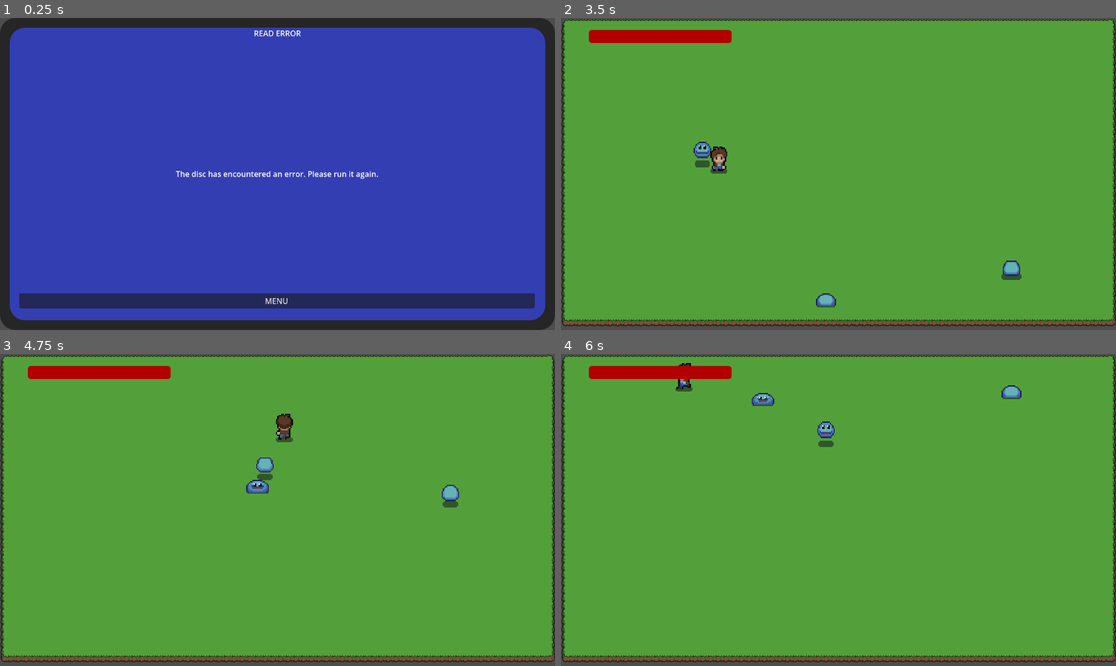
Above: before the commit, frames 1-4 (two rows, left to right).
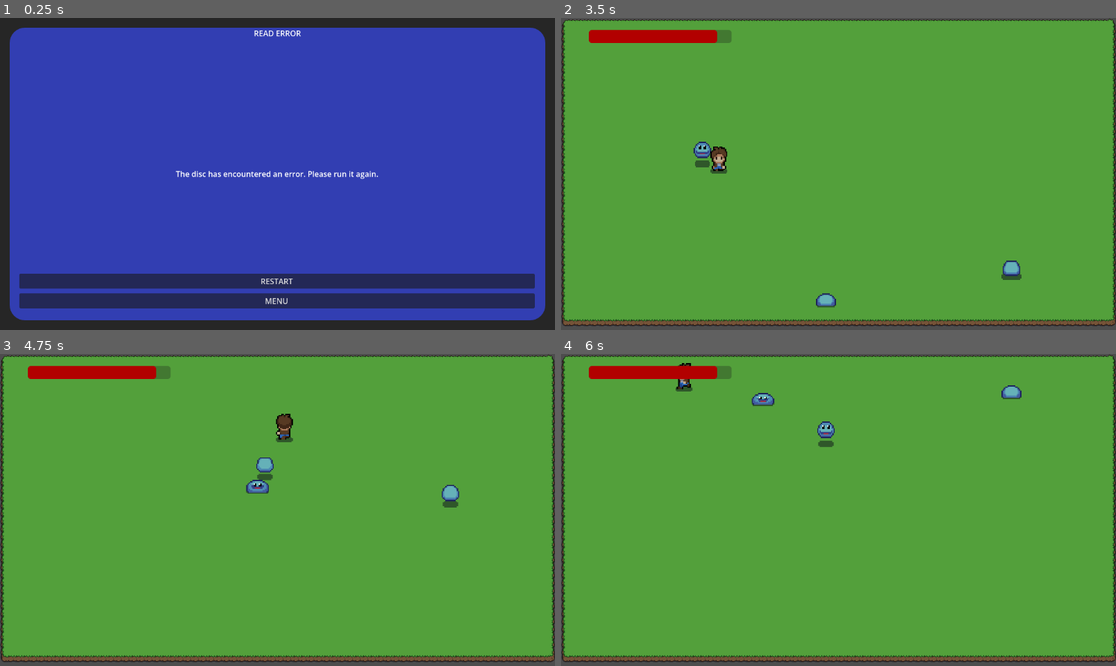
Above: after the commit, the same moments.

Repository: CCV-JamesNye/multiverse-rpg-project
Game: Godot game, scene res://Scenes/UI/GameOver.tscn
The game is run twice, just before and just after one commit, with the same random seed, the same clock (stepped at 60 frames per second) and the same inputs. This scene is started directly instead of the project's main scene.
Inputs:
- Up to frame 1 (0.25 s): no input
- Up to frame 2 (3.5 s): click "MENU" at 0.5 s; click "Play" at 1.25 s; tap Enter at 2 s; hold Right (move_right) 2.03-2.78 s; hold Down (move_down) from 2.78 s (still down)
- Up to frame 3 (4.75 s): release Down (move_down) at 3.53 s; hold Right (move_right) 3.53-4.28 s; hold Up (move_up) from 4.28 s (still down)
- Up to frame 4 (6 s): release Up (move_up) at 5.03 s; hold Left (move_left) from 5.03 s (still down)

The runs differ from the first frame. In frame 1, 4.7% of the frame differs, in the area x 0-100%, y 0-100%; in frame 2, 0.1%; in frame 3, 0.1%; in frame 4, 0.1%.

Commit message:
Health Bar and Retry
Finished the Health Bar and gave the Player the option to retry the level instead of just heading back to the menu.

Diff:
--- a/Scenes/Player/Scripts/player.gd
+++ b/Scenes/Player/Scripts/player.gd
@@ -6,6 +6,7 @@
 var health : int = 10
 var max_health : int = 10
 var death_anim : bool = false
+signal health_update (int)
 
 @onready var animated_sprite_2d: AnimatedSprite2D = $AnimatedSprite2D
 @onready var hurtbox: Area2D = $HurtBox
@@ -79,7 +80,7 @@
 
 func take_damage(damage: int) -> void:
 	health -= damage
-	printerr(health)
+	health_update.emit(health)
 	if health <= 0:
 		die()
 
--- a/Scenes/Player/player.tscn
+++ b/Scenes/Player/player.tscn
@@ -406,6 +406,21 @@
 corner_radius_bottom_right = 6
 corner_radius_bottom_left = 6
 corner_detail = 6
+
+[sub_resource type="GDScript" id="GDScript_xpcdj"]
+resource_name = "player_healthbar"
+script/source = "extends ProgressBar
+
+@onready var player: Player = $\"../..\"
+
+# Called when the node enters the scene tree for the first time.
+func _ready() -> void:
+	player.health_update.connect(update_bar)
+	pass
+
+func update_bar(health: int) -> void:
+	value = health
+"
 
 [node name="Player" type="CharacterBody2D" unique_id=642040466 groups=["player"]]
 collision_layer = 2
@@ -443,3 +458,4 @@
 max_value = 10.0
 value = 10.0
 show_percentage = false
+script = SubResource("GDScript_xpcdj")
--- a/Scenes/UI/GameOver.tscn
+++ b/Scenes/UI/GameOver.tscn
@@ -4,10 +4,6 @@
 
 [sub_resource type="StyleBoxFlat" id="StyleBoxFlat_pnepm"]
 bg_color = Color(0, 0, 0, 0.5019608)
-corner_radius_top_left = 32
-corner_radius_top_right = 32
-corner_radius_bottom_right = 32
-corner_radius_bottom_left = 32
 
 [sub_resource type="StyleBoxFlat" id="StyleBoxFlat_7u0kk"]
 bg_color = Color(0.19607843, 0.24313726, 0.69803923, 1)
@@ -70,3 +66,13 @@
 size_flags_horizontal = 4
 size_flags_vertical = 8
 text = "MENU"
+
+[node name="RestartButton" type="Button" parent="Control" unique_id=1813283776]
+layout_mode = 0
+offset_left = 40.0
+offset_top = 531.0
+offset_right = 1110.0
+offset_bottom = 562.0
+size_flags_horizontal = 4
+size_flags_vertical = 8
+text = "RESTART"
--- a/Scenes/UI/Scripts/game_over.gd
+++ b/Scenes/UI/Scripts/game_over.gd
@@ -1,14 +1,21 @@
 extends CanvasLayer
 
 @onready var menu_button: Button = $Control/MenuButton
+@onready var restart_button: Button = $Control/RestartButton
 
 # Called when the node enters the scene tree for the first time.
 func _ready() -> void:
 	SceneTransition.fade_in()
-	menu_button.pressed.connect(_menu)
+	menu_button.pressed.connect(menu)
+	restart_button.pressed.connect(restart)
 	pass # Replace with function body.
 
-func _menu() -> void:
-	visible=false
+func menu() -> void:
+	visible = false
 	await SceneTransition.fade_to_black()
 	get_tree().change_scene_to_file("res://Scenes/UI/MainMenu.tscn")
+
+func restart() -> void:
+	visible = false
+	await SceneTransition.fade_to_black()
+	get_tree().change_scene_to_file(SceneTransition.saved_scene)
--- a/Scenes/UI/Scripts/scene_transition.gd
+++ b/Scenes/UI/Scripts/scene_transition.gd
@@ -1,6 +1,14 @@
 extends CanvasLayer
 
 @onready var animation_player: AnimationPlayer = $Control/AnimationPlayer
+const GAME_OVER = preload("uid://hev03nnsgdno")
+const MAIN_MENU = preload("uid://dne06jddya6i8")
+const PAUSE_MENU = preload("uid://bmx4li7f6uhvk")
+var saved_scene
+
+func save_scene() -> bool:
+	saved_scene = get_tree().current_scene.scene_file_path
+	return true
 
 func fade_to_black() -> bool:
 	animation_player.play("fade_to_black")
--- a/Scenes/Worlds/Test World/Scripts/test_level.gd
+++ b/Scenes/Worlds/Test World/Scripts/test_level.gd
@@ -3,6 +3,7 @@
 
 # Called when the node enters the scene tree for the first time.
 func _ready() -> void:
+	SceneTransition.save_scene()
 	SceneTransition.fade_in()
 	pass
 
--- a/project.godot
+++ b/project.godot
@@ -17,8 +17,8 @@
 
 [autoload]
 
+PauseMenu="*uid://bmx4li7f6uhvk"
 SceneTransition="*uid://c8vygruipaq2m"
-PauseMenu="*uid://bmx4li7f6uhvk"
 
 [global_group]
 
